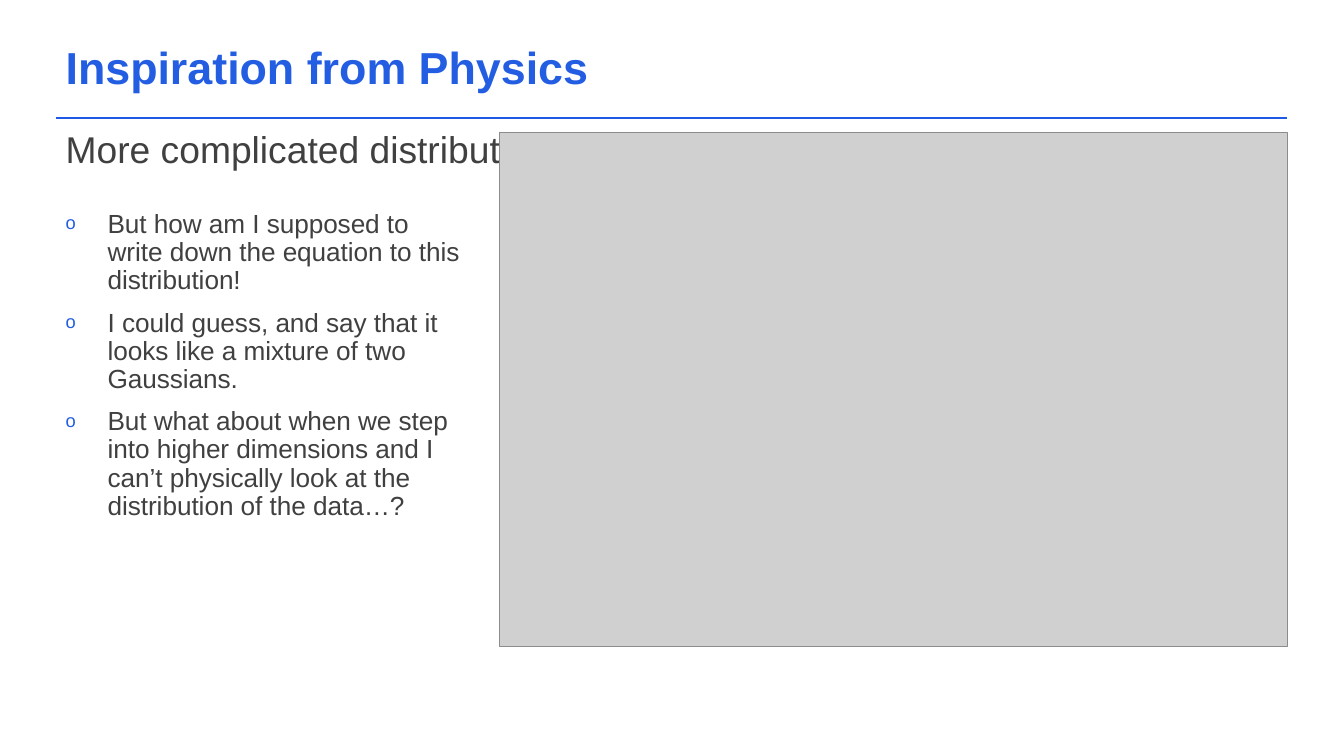
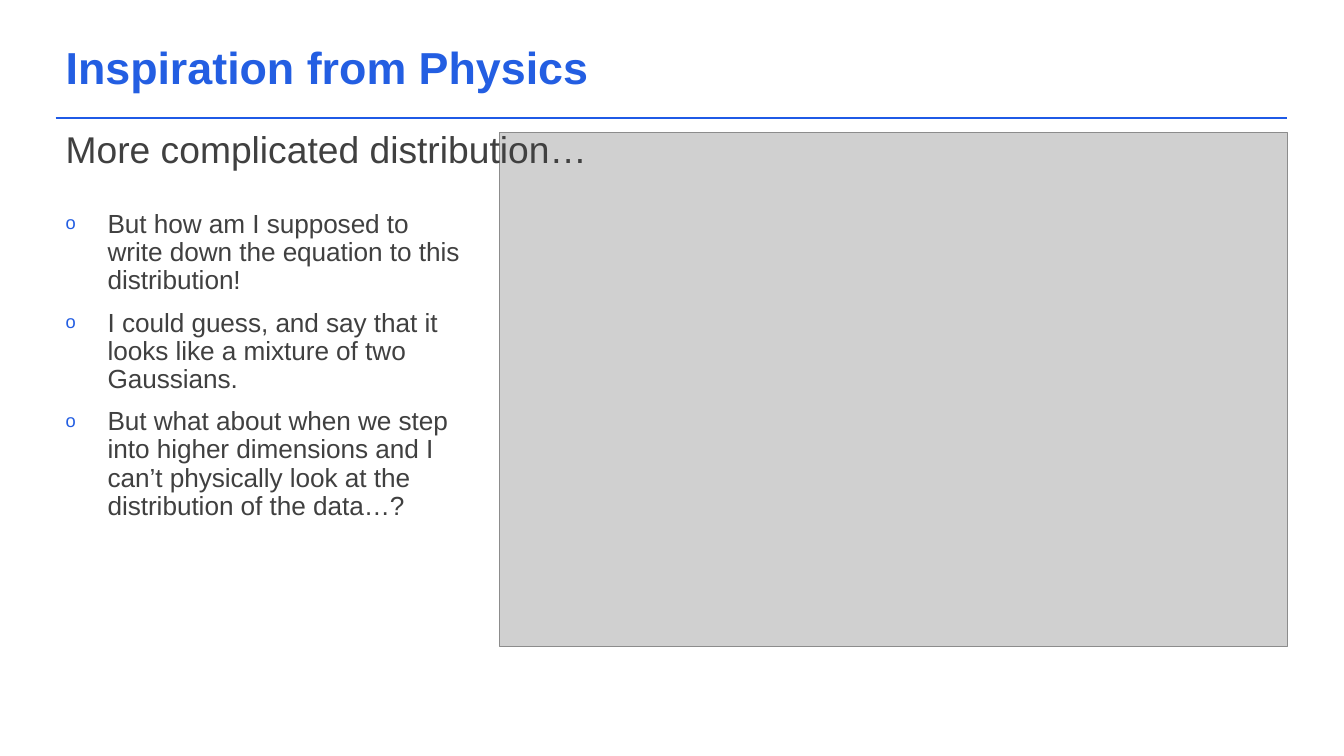
Before and after one commit to acceleratescience/diffusion-models, a slide deck: slide 8 of slides/2_Physics.pptx. Drawn at 1344x756 pixels with LibreOffice and Linux fonts; fonts in the diff are those of the drawing; grey boxes stand for pictures; background and template pictures are left out. Boxes give left, top, right and bottom in pixels: in the first picture for what was removed or moved away, otherwise in the second. Text is boxed around its words. In the diff, an @@ line names an element or a change of style, - is before the commit and + after.

```diff
--- a/slides/2_Physics.pptx
+++ b/slides/2_Physics.pptx
@@ text at [66, 134, 587, 171]: text changed @@
-More complicated distributions
+More complicated distribution…
```
Also in this commit, not shown: 1 other slide changed, 3 other files.
